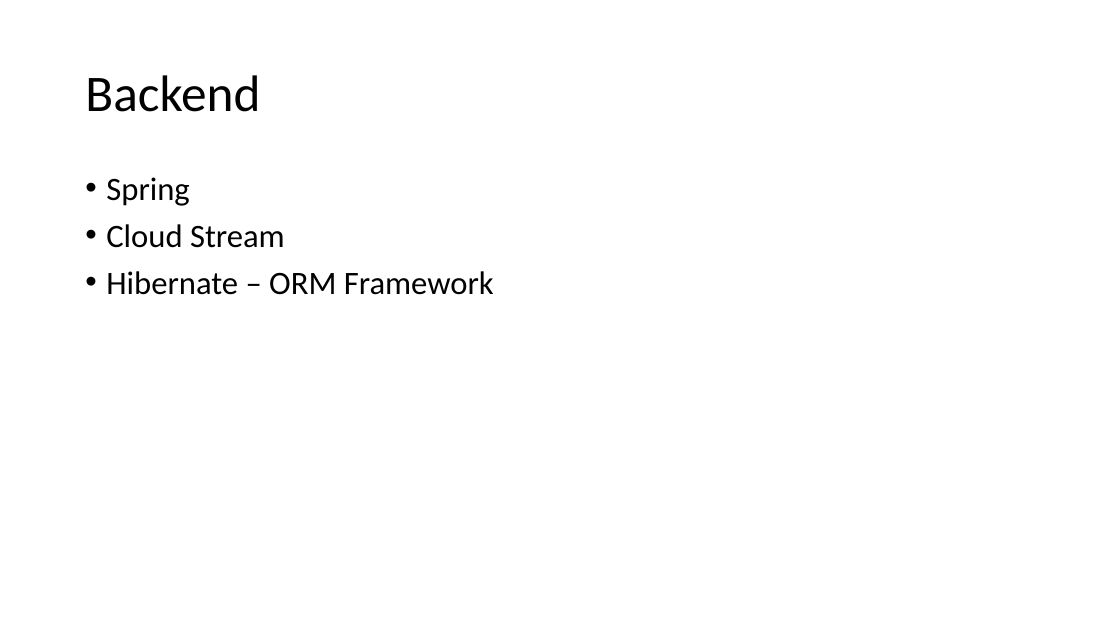
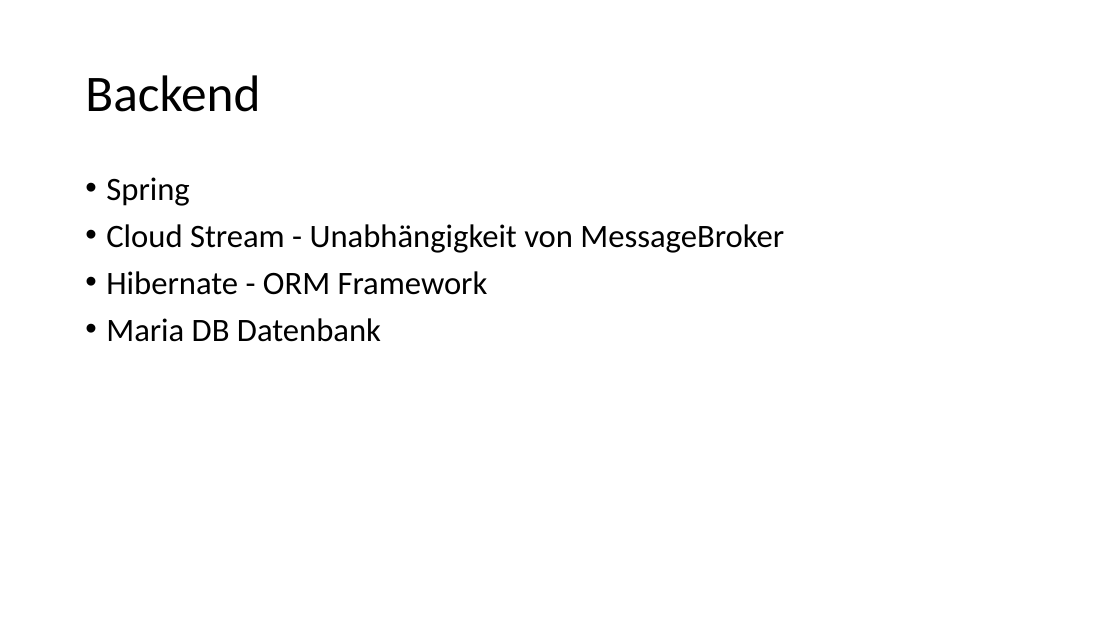
Before and after one commit to ChristophEnglisch/CompanyManagement, a slide deck: slide 7 of docs/Firmenverwaltung Services.pptx. Drawn at 1120x630 pixels with LibreOffice and Linux fonts; fonts in the diff are those of the drawing. Boxes give left, top, right and bottom in pixels: in the first picture for what was removed or moved away, otherwise in the second. Text is boxed around its words. In the diff, an @@ line names an element or a change of style, - is before the commit and + after.

```diff
--- a/docs/Firmenverwaltung Services.pptx
+++ b/docs/Firmenverwaltung Services.pptx
@@ text at <box>106,224,784,342</box>: text changed @@
-• Cloud Stream
-• Hibernate – ORM Framework
+• Cloud Stream - Unabhängigkeit von MessageBroker
+• Hibernate - ORM Framework
+• Maria DB Datenbank
```
Also in this commit, not shown: 4 other slides changed, 5 other files.
